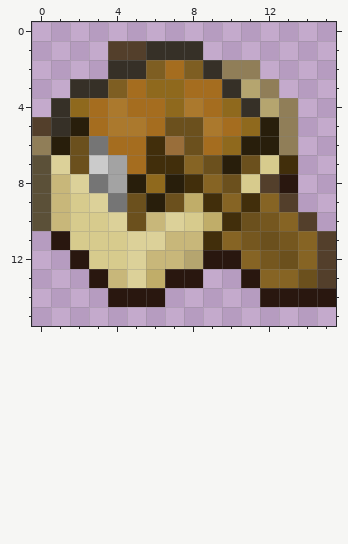
Pixel-art sprite -- IMG/Itens/new/Transportes/birch_chest_boat.png. The picture above was drawn from the file before the commit.
The file is 48x48 pixels, drawn in blocks of 3x3; one block is one cell here. Colours within 5 levels of each other are drawn and written as one.
The result:
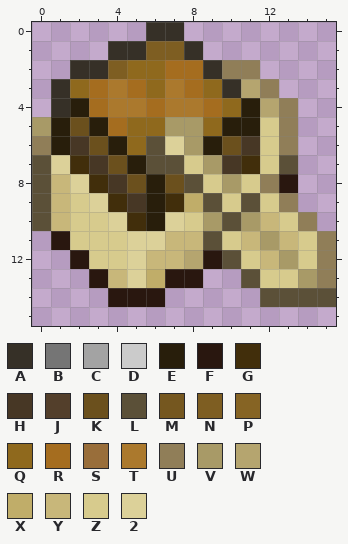
Palette (. is transparent): A #363027  B #757575  C #a3a3a3  D #cbcbcb  E #281e0b  F #29170f  G #412e0b  H #473725  J #533f2b  K #6b501d  L #5b5038  M #75571f  N #7e5e22  P #866424  Q #8f691d  R #a56d1f  S #996e3a  T #ab792d  U #907e58  V #a89a67  W #b5a56f  X #c0ad69  Y #c8b77a  Z #d7cb8d  2 #dcd199
Changes in this commit:
@@ x 0..15 @@
- 0 ................
- 1 ....JJAAA.......
- 2 ....AANRNAUU....
- 3 ..AANRQQRRAWU...
- 4 .AQRTRRQTRQAWU..
- 5 JAERTTRKKTRQEU..
- 6 UEKBRRGSKRQEEU..
- 7 L2KDCRGGPKEKZG..
- 8 LY2BCEQEGPKZJF..
- 9 LYZ2BKEKXGPGPJ..
-10 LYZZ2KY2ZXGKMPJ.
-11 .FZZZ22YYGPMKMPJ
-12 ..FZZ2YYWFFPMKPJ
-13 ...FY2XFF..FPPKJ
-14 ....FFF.....FFFF
+ 0 ......AA........
+ 1 ....AANNA.......
+ 2 ..AANQQRRAUU....
+ 3 .AQRTRQTRQAWU...
+ 4 .AERTTRTTRQEWU..
+ 5 VEKERQQVVQEEZU..
+ 6 UEHKEQL2VEKHZU..
+ 7 L2GHKELLZVHGZL..
+ 8 LY2GHKEKLZVZUF..
+ 9 LYZ2GHEGXLZLZU..
+10 LYZZ2GE2ZVLVYZU.
+11 .FZZZ22YYLZYVYZU
+12 ..FZZ2YYWFLZYVZU
+13 ...FY2XFF..LZZVU
+14 ....FFF.....LLLL
 15 ................
Boxes around the changes in both pictures, in picture pixels (x1, y1, x2, y2):
changed: (32, 22, 336, 307)
